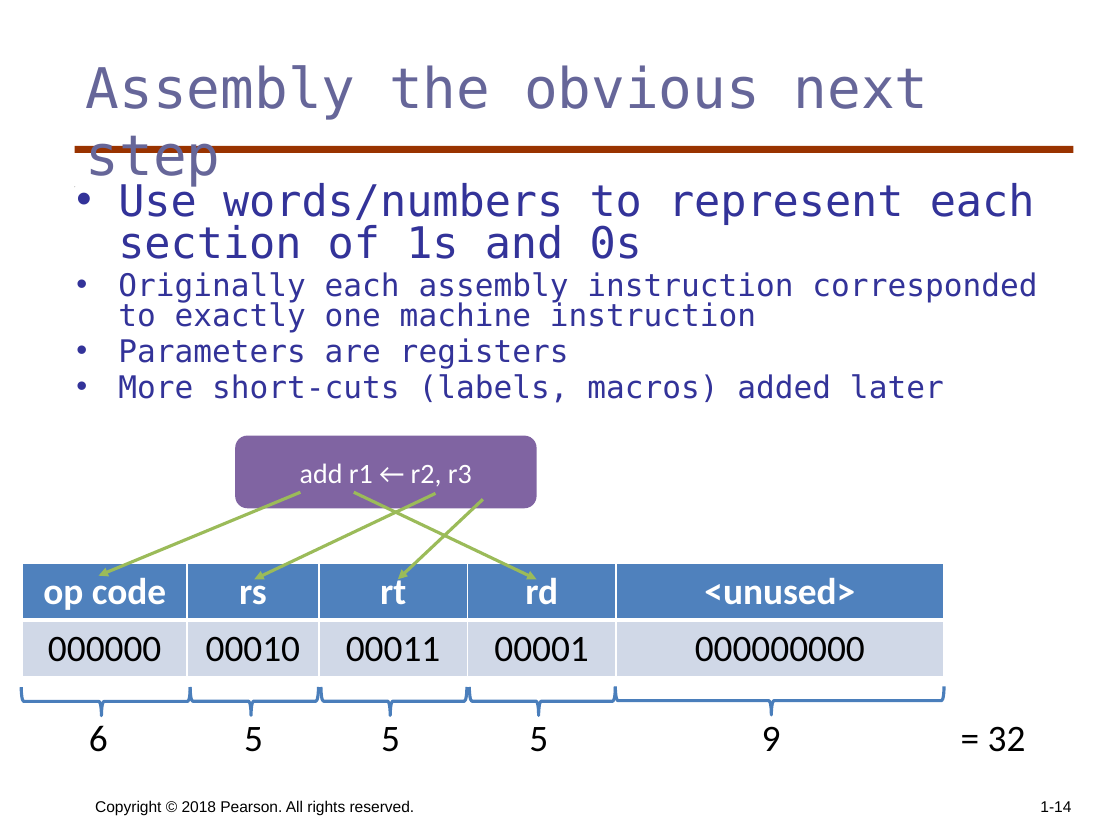
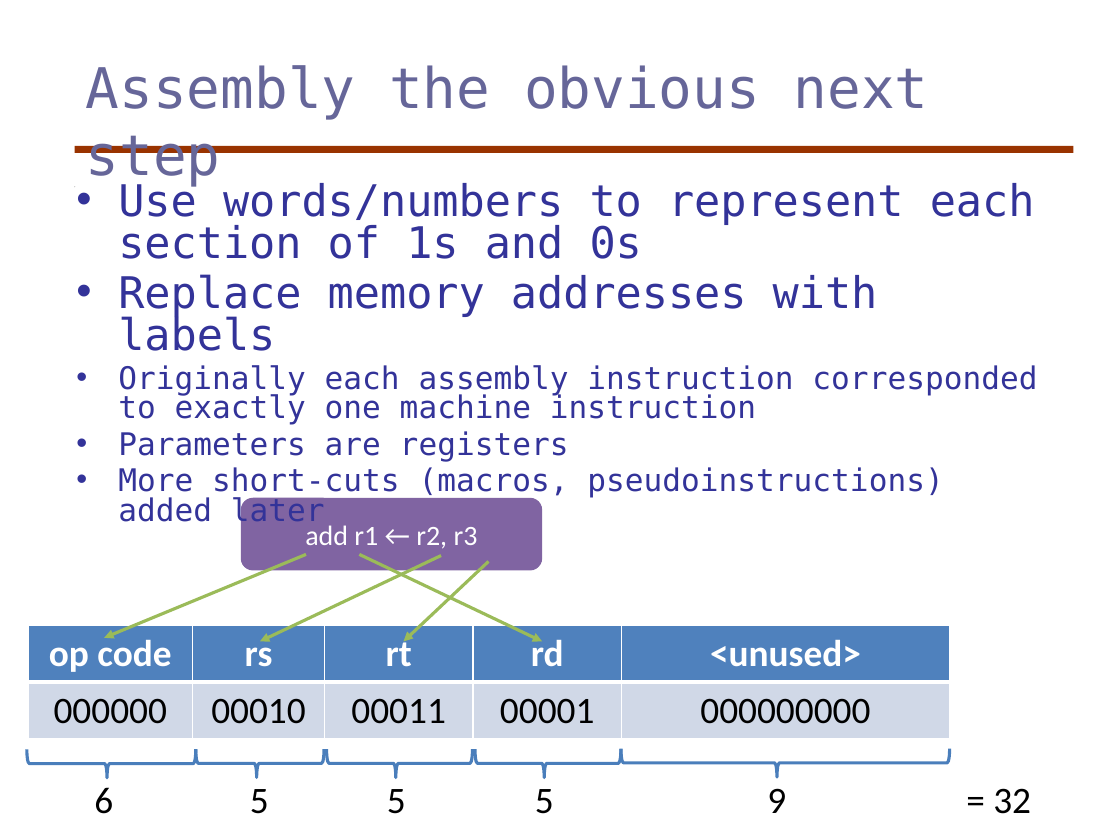
Before and after one commit to KurmasGVSU/KurmasGVSU.github.io, a slide deck: slide 13 of Teaching/Courses/W23/CIS343/LectureNotes/cis343_ch1pt2.pptx (slide 14 before the commit). Drawn at 1120x840 pixels with LibreOffice and Linux fonts; fonts in the diff are those of the drawing. Boxes give left, top, right and bottom in pixels: in the first picture for what was removed or moved away, otherwise in the second. Text is boxed around its words. In the diff, an @@ line names an element or a change of style, - is before the commit and + after.

Commit message:
new 343 slides

```diff
--- a/Teaching/Courses/W23/CIS343/LectureNotes/cis343_ch1pt2.pptx
+++ b/Teaching/Courses/W23/CIS343/LectureNotes/cis343_ch1pt2.pptx
@@ text at [118,274,878,351]: paragraph added @@
+• Replace memory addresses with labels
@@ text at [118,467,943,527]: text changed @@
-• More short-cuts (labels, macros) added later
+• More short-cuts (macros, pseudoinstructions) added later
@@ 6 texts, 5 right braces, 4 arrows, 1 table, 1 rounded rectangle: place and size @@
-6 texts, 5 right braces, 4 arrows, 1 table, 1 rounded rectangle at [21,436,1026,752]
+6 texts, 5 right braces, 4 arrows, 1 table, 1 rounded rectangle at [27,497,1031,814]
@@ text removed at [95,800,415,815] @@
-Copyright © 2018 Pearson. All rights reserved.
@@ page number removed at [1040,801,1071,812] @@
-1-14
```
Also in this commit, not shown: 6 other slides changed, 1 slide removed, 3 other files.
